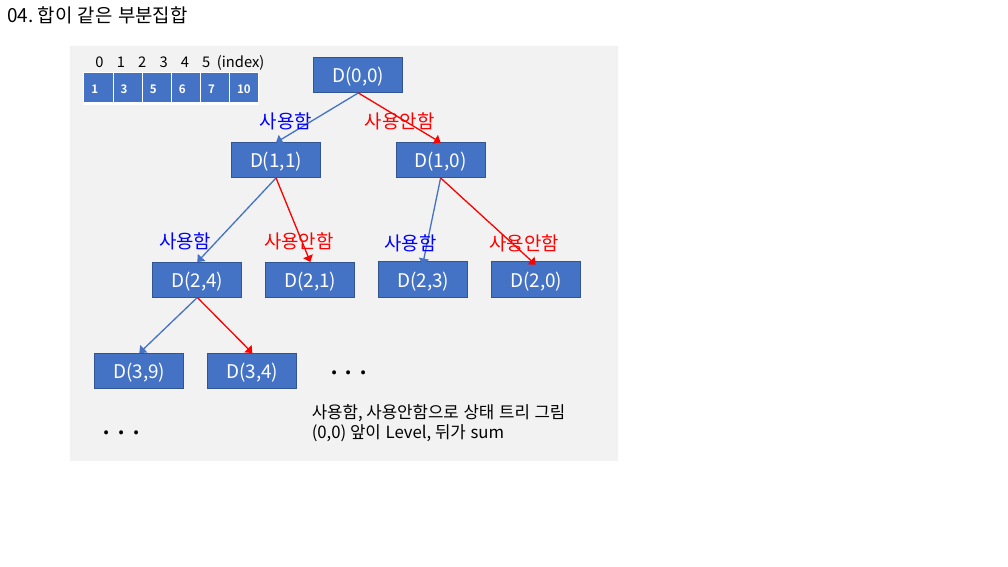
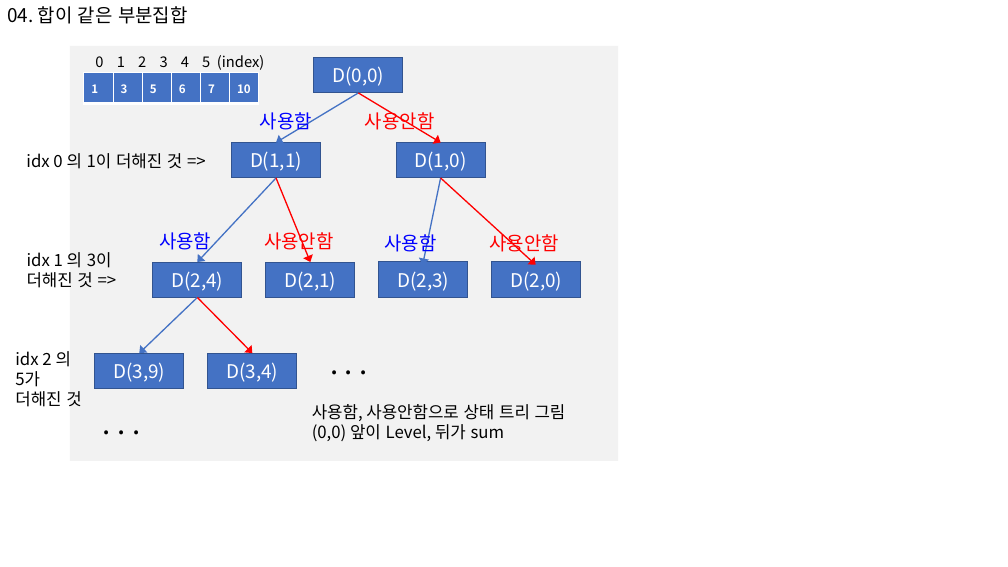
Before and after one commit to s-jinipark/pythonTest, a slide deck: slide 2 of inf-learn/section6/연습/인프런_코딩_section6.pptx. Drawn at 1008x567 pixels with LibreOffice and Linux fonts; fonts in the diff are those of the drawing. Boxes give left, top, right and bottom in pixels: in the first picture for what was removed or moved away, otherwise in the second. Text is boxed around its words. In the diff, an @@ line names an element or a change of style, - is before the commit and + after.

```diff
--- a/inf-learn/section6/연습/인프런_코딩_section6.pptx
+++ b/inf-learn/section6/연습/인프런_코딩_section6.pptx
@@ text added at (26, 153, 182, 169), 16 pt, text #000000 @@
+idx 0 의 1이 더해진 것 =>
@@ text added at (27, 252, 112, 288), 16 pt, text #000000 @@
+idx 1 의 3이
+더해진 것 =>
@@ text added at (15, 351, 81, 407), 16 pt, text #000000 @@
+idx 2 의
+5가
+더해진 것
```
Also in this commit, not shown: 4 other slides changed, 25 other files.
